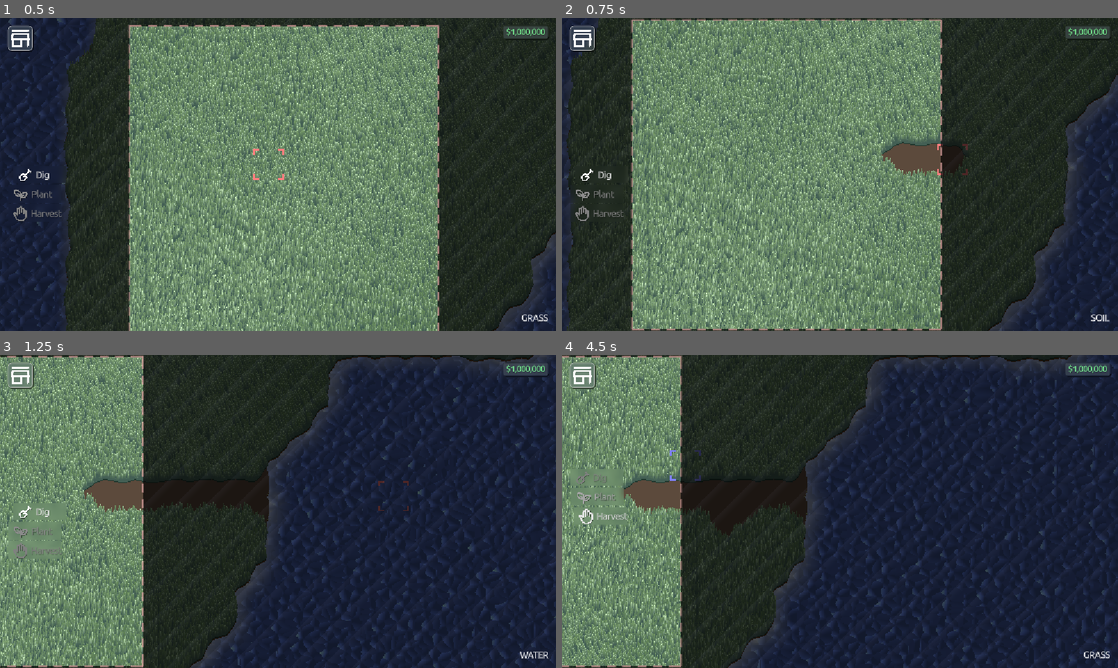
Above: before the commit, frames 1-4 (two rows, left to right).
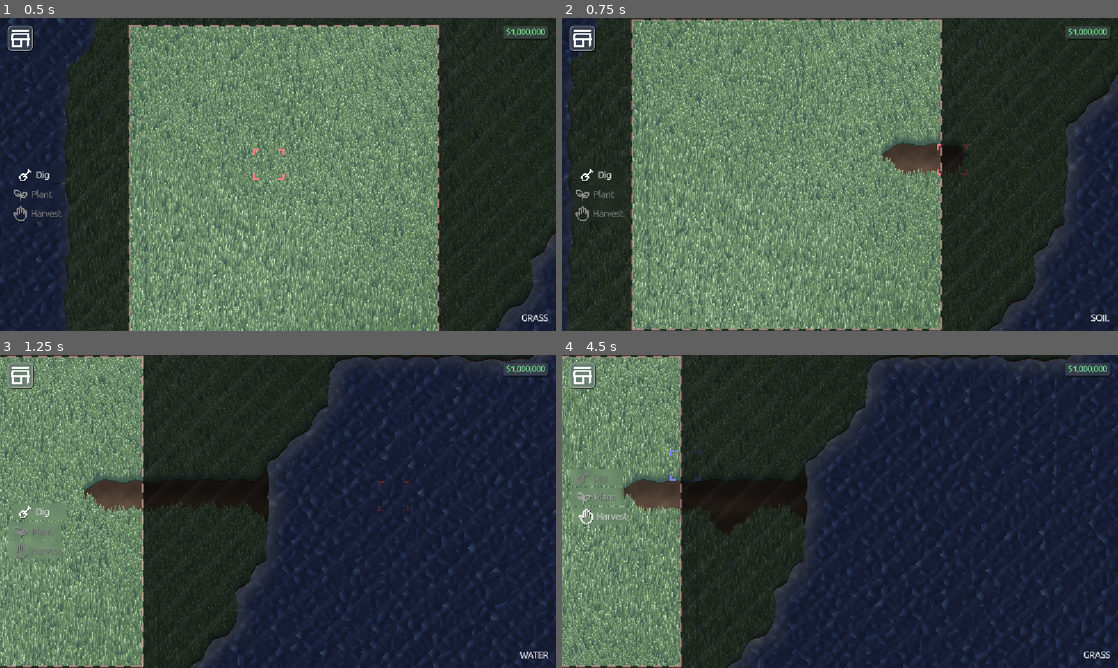
Above: after the commit, the same moments.

Repository: Glitch752/FarmAndFortune
Game: Godot game, scene res://scenes/Level.tscn
Same seed, same stepped clock (60 frames per second), same inputs: the game is played once before the commit and once after it.
Inputs (mouse positions are in pixels of both pictures, inside the frame that each line leads up to):
- Up to frame 1 (0.5 s): no input
- Up to frame 2 (0.75 s): tap Enter at 0.5 s; move the mouse to (962, 158) at 0.52 s; press the mouse at (962, 158) at 0.53 s; hold D (move_right) from 0.53 s (still down)
- Up to frame 3 (1.25 s): keep holding D (move_right)
- Up to frame 4 (4.5 s): move the mouse to (728, 527) at 1.27 s; release D (move_right) at 1.28 s; release the mouse at (728, 527) at 1.28 s; hold - (cycle_active_backward) 1.28-2.03 s; tap one key every 0.75 s from 1.35 s: Alt Shift 1 2 3; move the mouse to (895, 442) at 2.02 s; hold D (move_right) 2.03-2.78 s; move the mouse to (812, 574) at 2.77 s; hold = (cycle_active_forward) 2.78-3.53 s; click (812, 574) at 2.92 s; move the mouse to (1006, 558) at 3.52 s; hold A (move_left) from 3.53 s (still down); move the mouse to (673, 464) at 4.27 s

Frame 1 is identical in both runs. In frame 2, 0.3% of the frame differs, in the area x 57-69%, y 40-45%; in frame 3, 0.3%, in the area x 15-26%, y 40-45%; in frame 4, 0.3%.

Commit message:
Improve dirt and implement shader hot reloading

Diff:
--- /dev/null
+++ b/graphics/dirt.gdshader
@@ -0,0 +1,17 @@
+shader_type canvas_item;
+
+// Just a simple noise shader for dirt texture
+
+uniform float scale = 10.0;
+uniform sampler2D noise_texture : repeat_enable;
+
+void fragment() {
+	vec2 uv = UV * scale;
+	float fine_noise = texture(noise_texture, uv * 12.0).r * 0.2;
+	float noise_value = texture(noise_texture, uv).r * 0.6 + 0.4 + fine_noise;
+
+	// Horizontal ridges to look kind of like farmland
+	noise_value *= 0.85 + 0.15 * sin(UV.y * 50.0);
+
+	COLOR *= vec4(vec3(noise_value), 1.0);
+}
--- /dev/null
+++ b/graphics/dirt_shader_material.tres
@@ -0,0 +1,21 @@
+[gd_resource type="ShaderMaterial" load_steps=4 format=3 uid="uid://dsb8nd84nytol"]
+
+[ext_resource type="Shader" uid="uid://b3jhr7wa36wjs" path="res://graphics/dirt.gdshader" id="1_p6cxl"]
+
+[sub_resource type="FastNoiseLite" id="FastNoiseLite_gbv6n"]
+frequency = 0.0293
+fractal_octaves = 6
+domain_warp_type = 2
+domain_warp_amplitude = 9.255
+
+[sub_resource type="NoiseTexture2D" id="NoiseTexture2D_xtyve"]
+width = 256
+height = 256
+noise = SubResource("FastNoiseLite_gbv6n")
+seamless = true
+seamless_blend_skirt = 0.356
+
+[resource]
+shader = ExtResource("1_p6cxl")
+shader_parameter/scale = 0.19
+shader_parameter/noise_texture = SubResource("NoiseTexture2D_xtyve")
--- a/scenes/Chunk.tscn
+++ b/scenes/Chunk.tscn
@@ -6,8 +6,10 @@
 [ext_resource type="PackedScene" uid="uid://6ef38i4nu0r2" path="res://world/chunks/GroundMesh.tscn" id="4_hq0pm"]
 [ext_resource type="PackedScene" uid="uid://big08vlywlkf0" path="res://world/chunks/outline/outline.tscn" id="4_unaa7"]
 [ext_resource type="Script" uid="uid://5ac4txrji5f3" path="res://world/chunks/ground_layer.gd" id="5_o3c2t"]
+[ext_resource type="Shader" uid="uid://b3jhr7wa36wjs" path="res://graphics/dirt.gdshader" id="6_gbv6n"]
+[ext_resource type="Script" uid="uid://bscdxsq5206ly" path="res://scripts/hot_reload_shader.gd" id="6_xtyve"]
 
-[sub_resource type="ShaderMaterial" id="ShaderMaterial_o3c2t"]
+[sub_resource type="ShaderMaterial" id="ShaderMaterial_dbknb"]
 shader = ExtResource("2_o3c2t")
 shader_parameter/WATER_BASE_COLOR = Color(0.2132, 0.2899, 0.52, 1)
 shader_parameter/UV_OFFSET = Vector2(0, 0)
@@ -15,9 +17,30 @@
 
 [sub_resource type="PlaceholderTexture2D" id="PlaceholderTexture2D_xtyve"]
 
+[sub_resource type="FastNoiseLite" id="FastNoiseLite_gbv6n"]
+frequency = 0.0293
+fractal_octaves = 6
+domain_warp_type = 2
+domain_warp_amplitude = 9.255
+
+[sub_resource type="NoiseTexture2D" id="NoiseTexture2D_xtyve"]
+width = 256
+height = 256
+noise = SubResource("FastNoiseLite_gbv6n")
+seamless = true
+seamless_blend_skirt = 0.356
+
+[sub_resource type="ShaderMaterial" id="ShaderMaterial_s1c3b"]
+shader = ExtResource("6_gbv6n")
+shader_parameter/scale = 0.19
+shader_parameter/noise_texture = SubResource("NoiseTexture2D_xtyve")
+script = ExtResource("6_xtyve")
+metadata/_custom_type_script = "uid://bscdxsq5206ly"
+
 [sub_resource type="Resource" id="Resource_o3c2t"]
 script = ExtResource("5_o3c2t")
-color = Color(0.36078432, 0.2901961, 0.23529412, 1)
+material = SubResource("ShaderMaterial_s1c3b")
+color = Color(0.43, 0.34471667, 0.2795, 1)
 y_offset = 0.5
 metadata/_custom_type_script = "uid://5ac4txrji5f3"
 
--- /dev/null
+++ b/scripts/DirectoryWatcher.gd
@@ -0,0 +1,119 @@
+extends Node
+class_name DirectoryWatcher
+
+## Scans the provided directory (or directories) and informs about file changes. The scan is done periodically with configurable speed.
+
+class WatchedDirectory:
+	var first_scan := true
+	var new: PackedStringArray
+	var modified: PackedStringArray
+	var current: Dictionary#[String, int]
+	var previous: Dictionary#[String, int]
+
+var _directory := DirAccess.open(".")
+
+var _directory_list: Dictionary#[String, WatchedDirectory]
+var _directory_cache: Array[String]
+var _to_delete: Array
+
+var _current_directory_index: int
+var _current_directory_name: String
+var _remaining_steps: int
+var _current_delay: float
+
+## Delay between directory scans (in seconds).
+var scan_delay: float = 1
+## Files scanned per frame.
+var scan_step := 50
+
+## Emitted when files are created in the scanned directories.
+signal files_created(files: PackedStringArray)
+## Emitted when files are modified in the scanned directories (based on modified time).
+signal files_modified(files: PackedStringArray)
+## Emitted when files are deleted in the scanned directories.
+signal files_deleted(files: PackedStringArray)
+
+func _ready() -> void:
+	_current_delay = scan_delay
+	_remaining_steps = scan_step
+	_directory.include_hidden = true
+
+## Adds a directory that will be scanned. You can add more than 1. Only supports absolute paths and res://, user://.
+func add_scan_directory(directory: String):
+	directory = ProjectSettings.globalize_path(directory)
+	_directory_list[directory] = WatchedDirectory.new()
+	_directory_cache.assign(_directory_list.keys())
+
+## Removes a scanned directory. Does nothing if the directory wasn't added.
+func remove_scan_directory(directory: String):
+	directory = ProjectSettings.globalize_path(directory)
+	_to_delete.append(directory)
+
+func _process(delta: float) -> void:
+	if _directory_list.is_empty():
+		push_error("No directory to watch. Please kill me ;_;")
+		return
+
+	if _current_delay > 0:
+		_current_delay -= delta
+		return
+
+	while _remaining_steps > 0:
+		if _current_directory_name.is_empty():
+			_current_directory_name = _directory_cache[_current_directory_index]
+			_directory.change_dir(_current_directory_name)
+			_directory.list_dir_begin()
+
+		var directory: WatchedDirectory = _directory_list[_current_directory_name]
+
+		var file := _directory.get_next()
+		if file.is_empty():
+			_current_directory_index += 1
+			_current_directory_name = ""
+
+			if directory.first_scan:
+				directory.new.clear()
+				directory.modified.clear()
+				directory.first_scan = false
+			else:
+				if not directory.new.is_empty():
+					files_created.emit(directory.new)
+					directory.new.clear()
+
+				if not directory.modified.is_empty():
+					files_modified.emit(directory.modified)
+					directory.modified.clear()
+
+				var deleted: PackedStringArray
+				for path in directory.previous:
+					if not path in directory.current:
+						deleted.append(_directory.get_current_dir().path_join(path))
+
+				if not deleted.is_empty():
+					files_deleted.emit(deleted)
+
+			directory.previous = directory.current
+			directory.current = {}
+
+			if _current_directory_index == _directory_list.size():
+				if not _to_delete.is_empty():
+					for dir in _to_delete:
+						_directory_list.erase(dir)
+
+				_current_directory_index = 0
+				break
+		else:
+			if _directory.current_is_dir():
+				continue
+			var full_file := _directory.get_current_dir().path_join(file)
+
+			directory.current[file] = FileAccess.get_modified_time(full_file)
+			if directory.previous.get(file, -1) == -1:
+				directory.new.append(full_file)
+			elif directory.current[file] > directory.previous[file]:
+				directory.modified.append(full_file)
+
+			_remaining_steps -= 1
+
+	_remaining_steps = scan_step
+	_current_delay = scan_delay
--- /dev/null
+++ b/scripts/hot_reload_shader.gd
@@ -0,0 +1,27 @@
+extends ShaderMaterial
+
+class_name HotReloadShader
+
+## A ShaderMaterial that hot-reloads its shader when the shader file changes on disk (when running a build from the editor).
+## When not in the editor, behaves like a normal ShaderMaterial.
+
+func _init():
+    if OS.has_feature("editor"):
+        var shader_path = shader.resource_path
+
+        var watcher = DirectoryWatcher.new()
+        watcher.add_scan_directory(shader_path.get_base_dir())
+        watcher.files_modified.connect(func(modified_files: PackedStringArray):
+            for path in modified_files:
+                if path.ends_with(shader_path.get_file()):
+                    var new_shader_code = FileAccess.get_file_as_string(shader_path)
+                    var new_shader = Shader.new()
+                    new_shader.code = new_shader_code
+                    shader = new_shader
+                    print_rich("[color=yellow]HotReloadShader: Reloaded shader from %s[/color]" % shader_path)
+        )
+        watcher.scan_delay = 0.3
+
+        # This is a resource, so we can't directly add the watcher as a child. This is kind of hacky, but we get the root scene and add it there.
+        var root = Engine.get_main_loop().get_root()
+        root.add_child(watcher)
--- a/scripts/map_chunk.gd
+++ b/scripts/map_chunk.gd
@@ -29,8 +29,6 @@
 
     regenerate_terrain.emit.call_deferred()
     await terrain_regenerated
-
-    print("regenerated signal")
 
     await ThreadPool.get_instance().submit(self.generate_grass_transforms)
 
--- a/scripts/utils.gd
+++ b/scripts/utils.gd
@@ -31,8 +31,6 @@
         await debouncee.callv(args)
         state.is_running = false
 
-        print("First call finished, pending_call =", state.pending_call)
-
         while state.pending_call:
             state.pending_call = false
 
--- a/world/chunks/ground_layer.gd
+++ b/world/chunks/ground_layer.gd
@@ -2,5 +2,6 @@
 
 class_name GroundLayer
 
+@export var material: ShaderMaterial
 @export var color: Color
 @export var y_offset: float
--- a/world/chunks/ground_mesh.gd
+++ b/world/chunks/ground_mesh.gd
@@ -25,6 +25,8 @@
         var mesh_instance = MeshInstance2D.new()
         mesh_instance.modulate = layer.color
         mesh_instance.position = Vector2(0, layer.y_offset)
+        if layer.material != null:
+            mesh_instance.material = layer.material
 
         i -= 1
         mesh_instance.z_index = i
@@ -58,6 +60,8 @@
             return
 
         chunk_data._cell_geometry_cache.clear()
+
+    var start_time = Time.get_ticks_msec()
 
     var is_filled = func(pos: Vector2i):
         return terrain_types.has(MapSingleton.get_terrain_at(
@@ -127,6 +131,9 @@
         for child in get_children():
             child.mesh = ground_mesh
 
+    print_rich("[color=green]Generated ground mesh for chunk %s in %d ms[/color]" %
+        [chunk_position, Time.get_ticks_msec() - start_time])
+
 
 func _triangulate_poly_fan(st: SurfaceTool, poly: PackedVector2Array):
     # calculate a center point (centroid?) to create a triangle fan from
@@ -136,6 +143,7 @@
     center /= poly.size()
 
     var add_vertex = func(v: Vector2):
+        st.set_uv(v / (MapSingleton.TILE_SIZE * MapSingleton.CHUNK_SIZE) + Vector2(chunk_position))
         st.add_vertex(Vector3(v.x, v.y, 0))
 
     for i in range(poly.size()):
Not shown, added: graphics/dirt.gdshader.uid
Not shown: 2 places in scenes/Chunk.tscn that only renumber resources
Not shown, added: scripts/DirectoryWatcher.gd.uid
Not shown, added: scripts/hot_reload_shader.gd.uid
